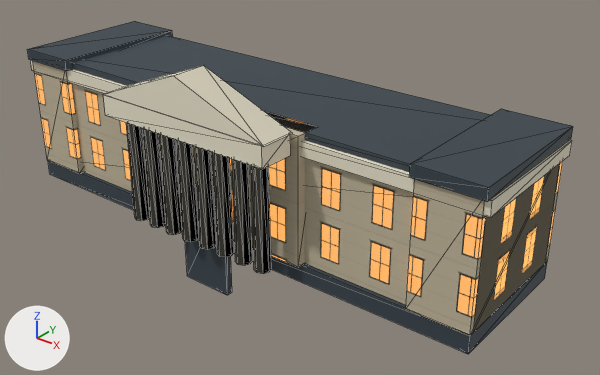
The glTF model assets/models/smolny.glb as it was, and as the next commit left it.
One viewpoint serves both versions: a 50 mm lens placed at (22.2, -25.5, 18.0), pointed at (1.9, -0.1, 2.3). Lighting does not change. The marker at lower left points along +X, +Y and +Z. The older version comes first. Mesh edges are drawn as thin lines. Vertices at exactly the same position are counted once.

Names of what the first picture shows: 'smolny'.
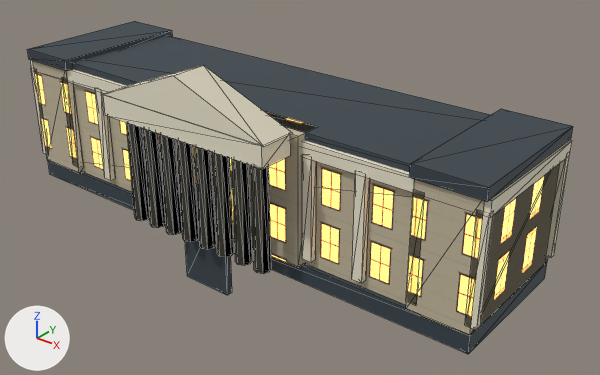
The change, as a list of edits to the scene's bpy script:
```text
Change mat_facadepale:
    where n0 = _N.new('ShaderNodeBsdfPrincipled'); n0.name = 'Principled BSDF'
    n0.inputs[28].default_value: 1.0 -> 2.4  # 'Emission Strength'
Change me_smolny:
    used by ob_smolny; location = (0.0, 0.0, 0.0)
    remove me_smolny.from_pydata(...)  # 238 vertices, 396 faces; spans x -12.2..12.2, y -5.2..3.3, z -1.5..8.2
    add me_smolny.from_pydata(...)  # 414 vertices, 660 faces; spans x -12.2..12.2, y -5.2..3.3, z -1.5..8.2
    me_smolny part 1: a new loose piece, a box spanning x -12.23..-11.77, y -3.25..-2.95, z 1.15..5.65, in mat_paper (pale yellow #ede6cf)
    me_smolny part 2: a new loose piece, a box spanning x -9.82..-9.38, y -3.25..-2.95, z 1.15..5.65, in mat_paper (pale yellow #ede6cf)
    me_smolny part 3: a new loose piece, a box spanning x -7.43..-6.97, y -3.25..-2.95, z 1.15..5.65, in mat_paper (pale yellow #ede6cf)
    me_smolny part 4: a new loose piece, a box spanning x 4.57..5.03, y -3.25..-2.95, z 1.15..5.65, in mat_paper (pale yellow #ede6cf)
    me_smolny part 5: a new loose piece, a box spanning x 6.97..7.43, y -3.25..-2.95, z 1.15..5.65, in mat_paper (pale yellow #ede6cf)
    me_smolny part 6: a new loose piece, a box spanning x 9.38..9.82, y -3.25..-2.95, z 1.15..5.65, in mat_paper (pale yellow #ede6cf)
    me_smolny part 7: a new loose piece, a box spanning x 11.77..12.23, y -3.25..-2.95, z 1.15..5.65, in mat_paper (pale yellow #ede6cf)
    me_smolny part 8: a new loose piece, a box spanning x 11.77..12.23, y 2.95..3.25, z 1.15..5.65, in mat_paper (pale yellow #ede6cf)
    other edits to the shape of me_smolny do not show in these pictures
```

Where the change shows, as pixel boxes (x1, y1, x2, y2) in the pictures (600 x 375 px):
'smolny', surface changed, reshaped: (27, 21, 573, 354) in both
part 1 of me_smolny, added: after (31, 67, 49, 155)
part 2 of me_smolny, added (pale yellow): after (62, 78, 83, 167)
part 3 of me_smolny, added: after (95, 88, 115, 180)
part 4 of me_smolny, added: after (302, 154, 316, 262)
part 5 of me_smolny, added: after (352, 171, 369, 283)
part 6 of me_smolny, added: after (406, 189, 425, 305)
part 7 of me_smolny, added (pale yellow): after (465, 210, 493, 330)
part 8 of me_smolny, added: after (546, 155, 570, 258)
